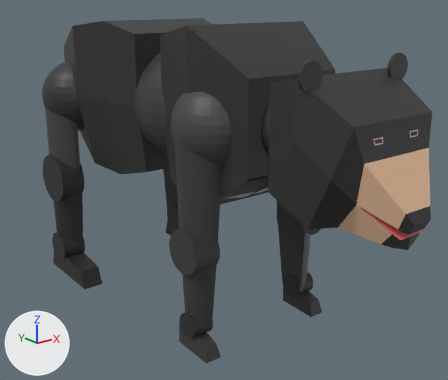
What one commit did to the glTF model assets/taiwan bear.glb.
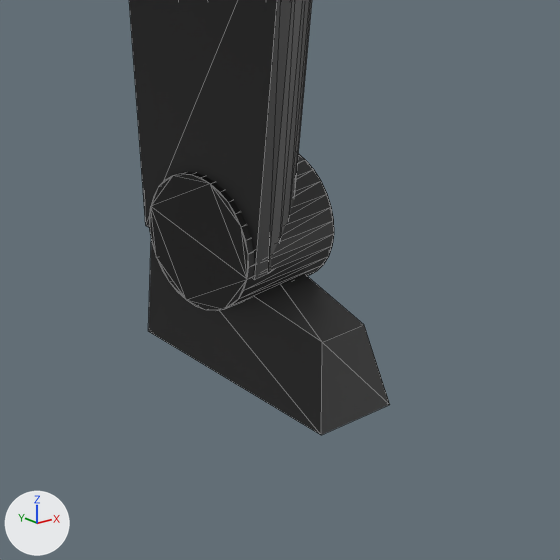
The first picture shows the older version from a 50 mm camera at (-2.79, -4.72, 0.79) aimed at (0.23, -0.94, -0.72). The close-ups show both versions on the part from 58% to 78% of the width and 65% to 89% of the height of that picture; other places that the commit changed are outside them. The lights are fixed; the arrows at lower left show +X, +Y and +Z. The close-ups show mesh edges as thin lines. Vertices at the same position are counted once.

Objects in the first close-up: 'Link_Front_Foot_L', 'Link_Front_Lower_L', 'RJoint_Front_Ankle_Z_L'.
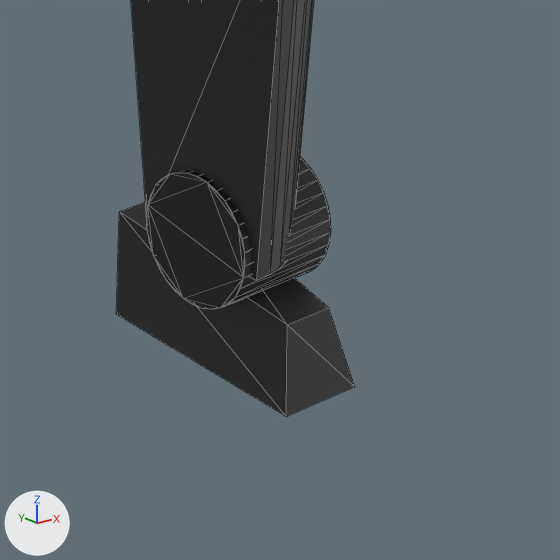
The newer file is also turned or shifted as a whole; pictures and numbers use the older file's frame.

Boxes (x1, y1, x2, y2) around the edits, measured in the close-ups (560 x 560 px):
'Link_Front_Foot_L', mesh moved: before (148, 241, 390, 435); after (116, 202, 355, 416)
'RJoint_Front_Ankle_Z_L', mesh moved: before (149, 154, 334, 311); after (146, 157, 331, 309)

The edits, one by one:
me_cylinder_023 has 64 vertices, 124 faces and spans x -0.092..0.092, y -0.092..0.092, z -0.079..0.079.
me_cylinder_023 is used by ob_rjoint_front_ankle_z_l; parent ob_link_front_lower_l; location (-0.516, -0.00951, -0.313); rotation (0.0, 1.571, 0.0), in degrees (0, 90, 0).
me_cylinder_023 part 1: the whole mesh is moved by (0.0, 0.006, 0.0).
me_cylinder_024 has 8 vertices, 12 faces and spans x -0.573..-0.445, y -0.219..0.1, z -0.444..-0.273.
me_cylinder_024 is used by ob_link_front_foot_l; parent ob_rjoint_front_ankle_z_l; location (-0.246, 0.00951, 0.516); rotation (0.0, -1.571, 0.0), in degrees (0, -90, 0).
me_cylinder_024 part 2: the whole mesh is moved by (0.0, 0.062, 0.0).
